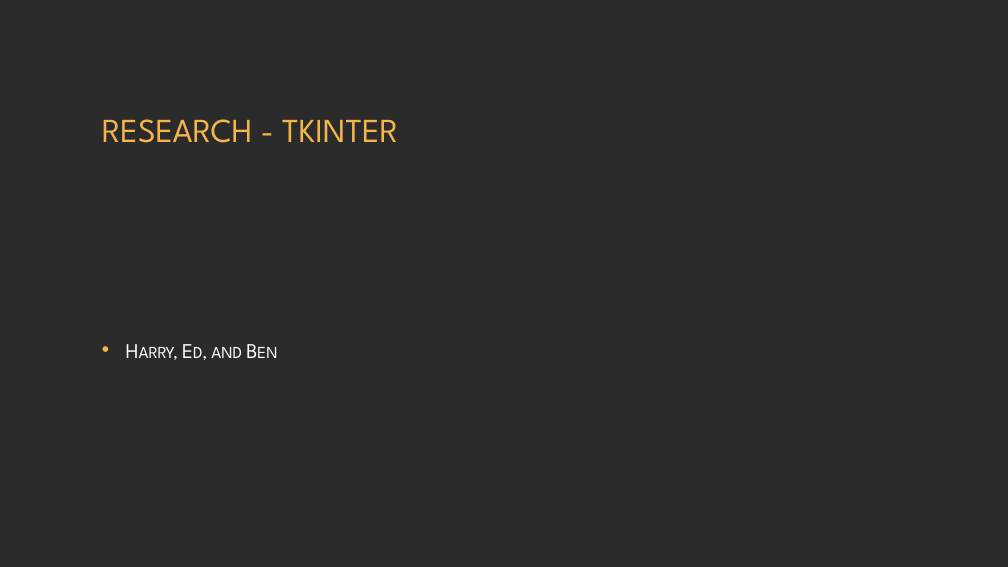
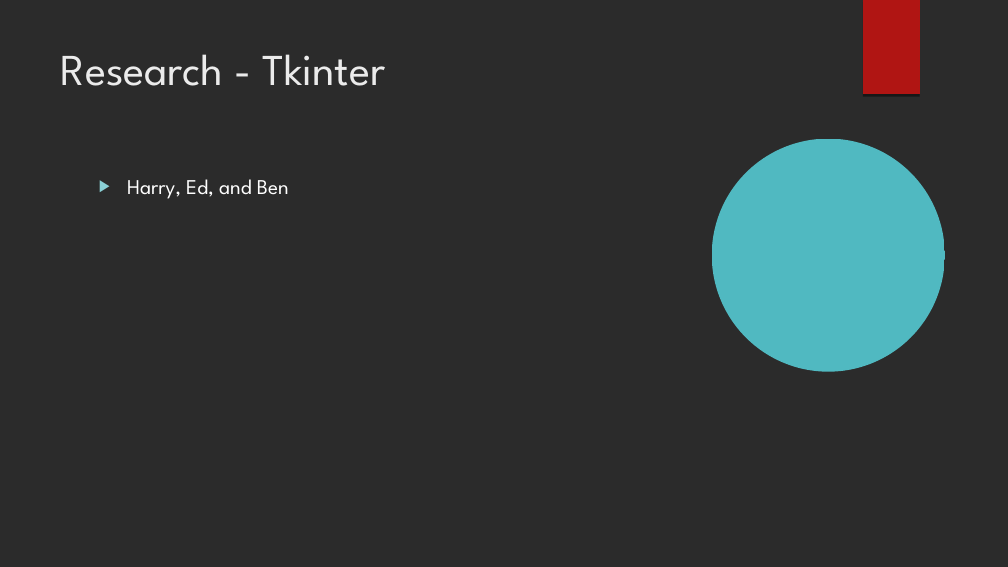
Before and after one commit to BenB33/ProfessionalismTeam2, a slide deck: slide 13 of PIM – Phase 1.odp (slide 12 before the commit). Drawn at 1008x567 pixels with LibreOffice and Linux fonts; fonts in the diff are those of the drawing; background and template pictures are left out; a plain dark background stands for a picture behind light text. Boxes give left, top, right and bottom in pixels: in the first picture for what was removed or moved away, otherwise in the second. Text is boxed around its words. In the diff, an @@ line names an element or a change of style, - is before the commit and + after.

```diff
--- a/PIM – Phase 1.odp
+++ b/PIM – Phase 1.odp
@@ freeform shape added at <box>863,0,920,95</box>, fill #B01513 @@
@@ title "Research - Tkinter" at <box>61,54,385,86</box>: vertical alignment middle to top @@
@@ title at <box>61,54,385,86</box>: text changed; size 32 to 42 pt; text colour #F4B54B to #EBEBEB @@
-RESEARCH - TKINTER
+Research - Tkinter
@@ freeform shape added at <box>712,138,944,371</box>, fill #50B9C1 @@
@@ text "Harry, Ed, and Ben": place and size @@
-text "Harry, Ed, and Ben" at <box>211,347,242,358</box>
+text "Harry, Ed, and Ben" at <box>127,179,289,199</box>
@@ text "Harry, Ed, and Ben" at <box>127,179,289,199</box>: small capitals off; bullet • to ▶; less space between paragraphs; bullet colour #F4B54B to #8AD0D6; vertical alignment middle to top @@
```
Also in this commit, not shown: 7 other slides changed, 5 slides added, 5 slides removed, 1 other file.
